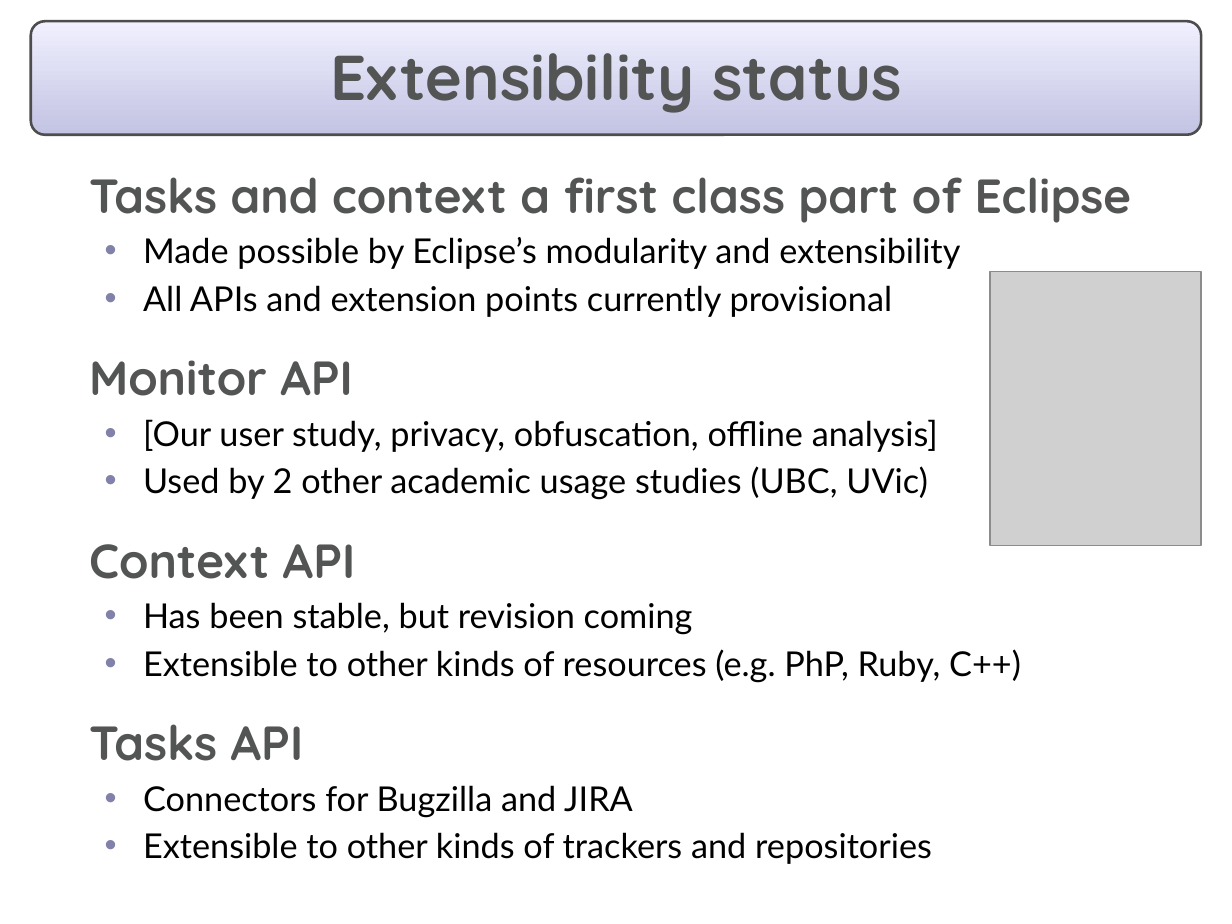
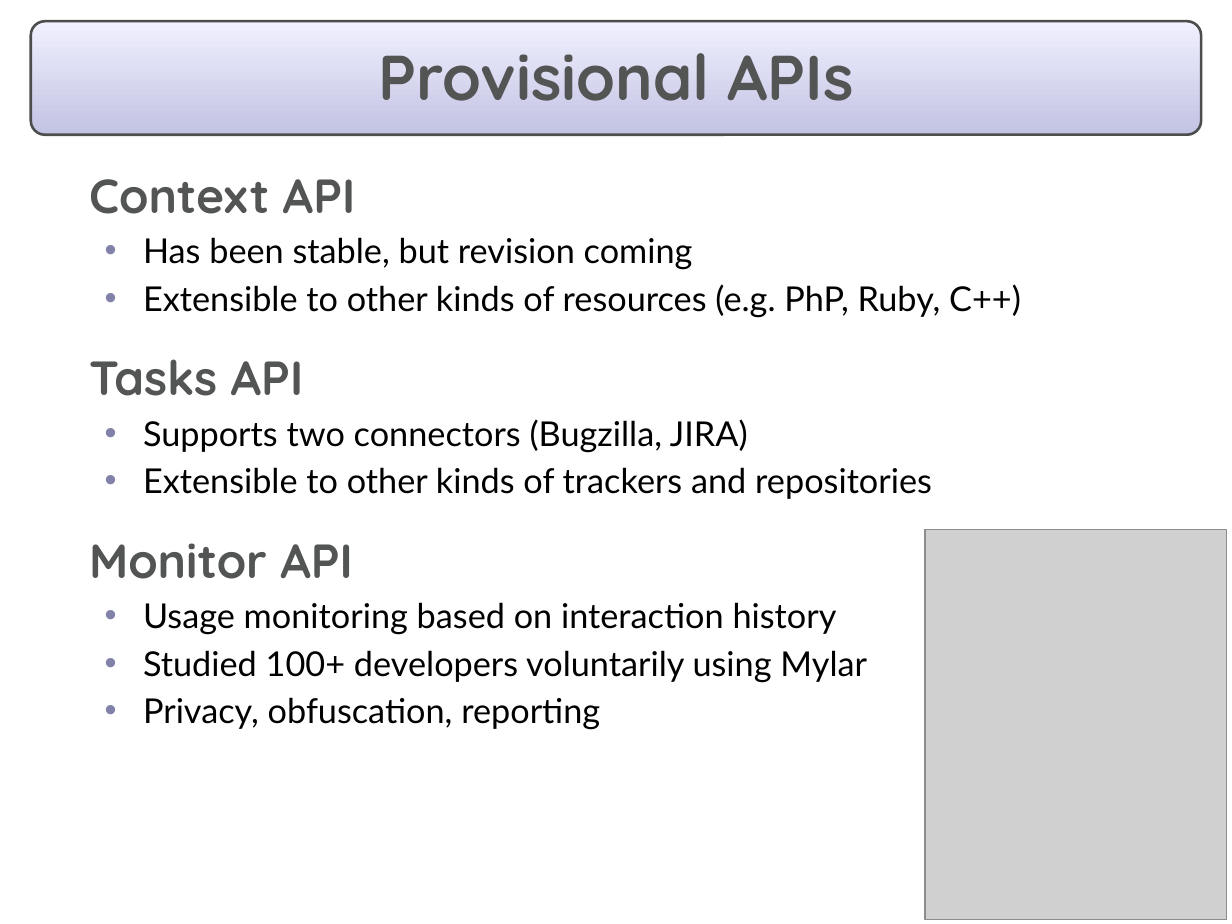
Before and after one commit to eclipse-mylyn/mylyn-website, a slide deck: slide 19 of publications/2006-03-mylar-eclipsecon-2.ppt (slide 22 before the commit). Drawn at 1232x924 pixels with LibreOffice and Linux fonts; fonts in the diff are those of the drawing; grey boxes stand for pictures. Boxes give left, top, right and bottom in pixels: in the first picture for what was removed or moved away, otherwise in the second. Text is boxed around its words. In the diff, an @@ line names an element or a change of style, - is before the commit and + after.

Commit message:
Progress on: prepare eclipsecon talk and slides

```diff
--- a/publications/2006-03-mylar-eclipsecon-2.ppt
+++ b/publications/2006-03-mylar-eclipsecon-2.ppt
@@ title at (378, 53, 853, 101): text changed @@
-Extensibility status
+Provisional APIs
@@ text at (89, 177, 1132, 500): paragraphs removed @@
-  Tasks and context a first class part of Eclipse
-  • Made possible by Eclipse’s modularity and extensibility
-  • All APIs and extension points currently provisional
-  Monitor API
-  • [Our user study, privacy, obfuscation, offline analysis]
-  • Used by 2 other academic usage studies (UBC, UVic)
@@ text at (143, 419, 748, 452): text changed @@
-  • Connectors for Bugzilla and JIRA
+  • Supports two connectors (Bugzilla, JIRA)
@@ picture: place and size @@
-picture at (991, 272, 1201, 546)
+picture at (925, 530, 1227, 920)
@@ text at (89, 543, 867, 730): paragraphs added @@
+  Monitor API
+  • Usage monitoring based on interaction history
+  • Studied 100+ developers voluntarily using Mylar
+  • Privacy, obfuscation, reporting
```
Also in this commit, not shown: 12 other slides changed, 3 slides added, 5 slides removed.
